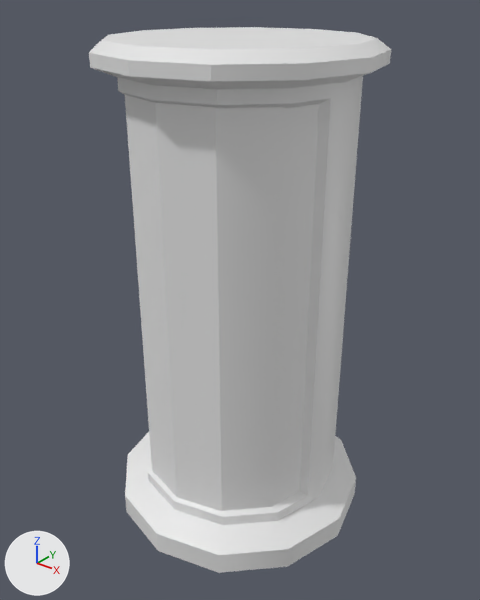
A saved change to the Blender file Assets/Models/Enviroment/ModelDisplayCapsule.blend.
Camera for both pictures: a 50 mm camera at (3.86, -4.77, 5.36) aimed at (0.02, 0.02, 2.39). Arrows for +X, +Y and +Z are at lower left; the lights stay in place.

The older version as bpy lines, for what is in view:
```python
me_cylinder_002 = bpy.data.meshes.new('Cylinder.002')
me_cylinder_002.from_pydata(...)  # 136 vertices, 116 faces; spans x -1.35..1.35, y -1.31..1.39, z -0.02..4.9
me_cylinder_002.polygons.foreach_set('use_smooth', [True] * 116)
# faces by material slot: [110, 6]
me_cylinder_002.materials.append(mat_basemat)  # its picture is missing
me_cylinder_002.materials.append(mat_glassmat)  # blue #50b7e7
ob_cylinder = bpy.data.objects.new('Cylinder', me_cylinder_002)
ob_cylinder.location = (0.0, 0.0, 0.0)
```
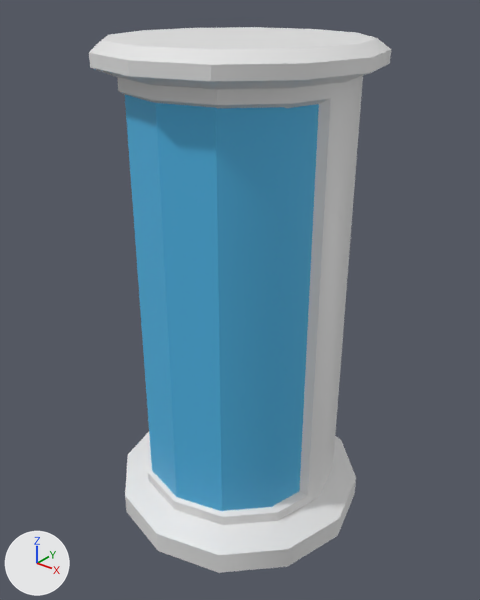
Location of each change, (x1, y1, x2, y2) in pixels of the pictures (480 x 600 px):
```json
{"part": 1, "of": "me_cylinder_002", "change": "recoloured", "before": [125, 95, 319, 511], "after": [125, 95, 319, 511], "on screen": "grey to blue"}
```

The change, as JSON lines over the scene's bpy script:
```json
{"block": "me_cylinder_002", "where": "me_cylinder_002.from_pydata(...)  # 136 vertices, 116 faces; spans x -1.35..1.35, y -1.31..1.39, z -0.02..4.9"}
{"block": "me_cylinder_002", "where": "# used by ob_cylinder; location = (0.0, 0.0, 0.0)"}
{"block": "me_cylinder_002", "change": "me_cylinder_002 part 1: all 6 faces centred in x -0.93..0.93, y -0.93..-0.25, z 2.46 switch from mat_basemat (its picture is missing) to mat_glassmat (blue #50b7e7)"}
```
